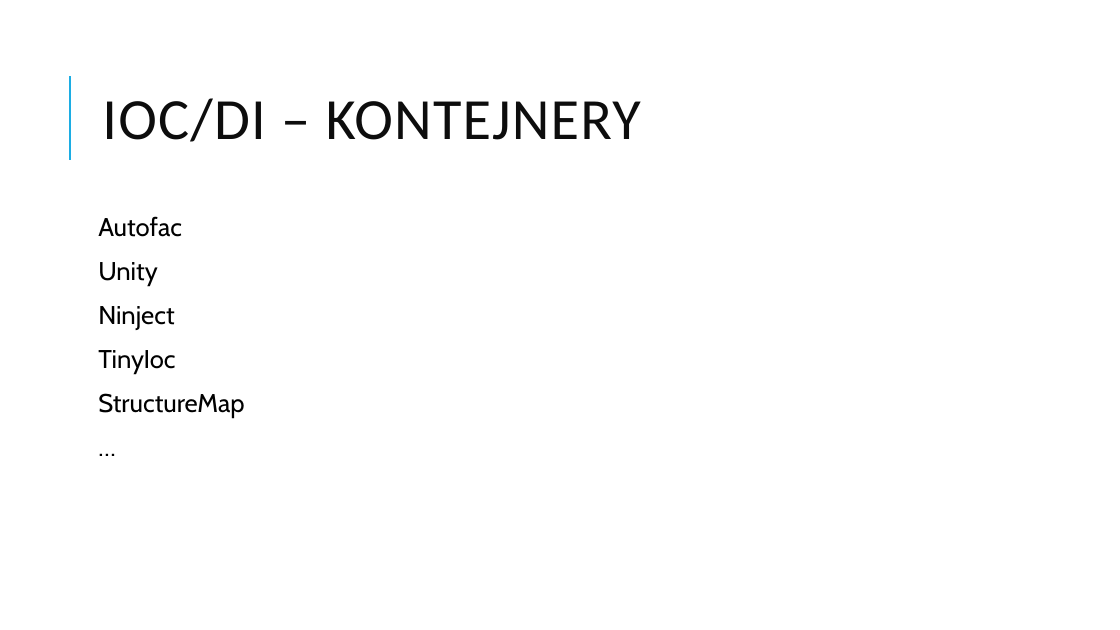
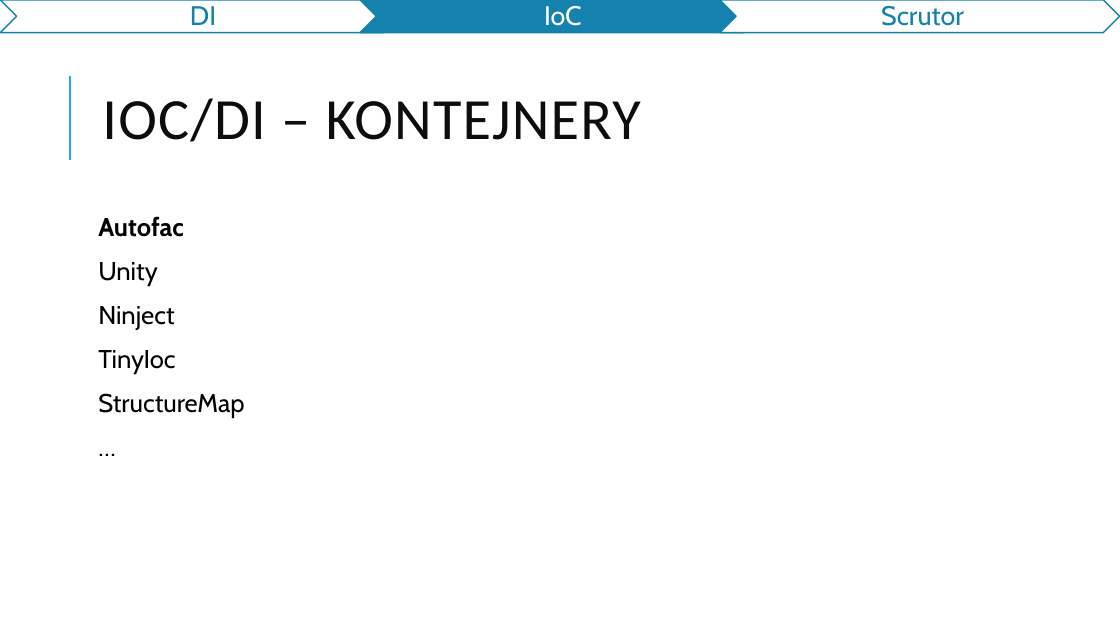
Before and after one commit to jasho/pv239-maui, a slide deck: slide 8 of 04_IoC/PV239-Xamarin-04_IoC.pptx. Drawn at 1120x630 pixels with LibreOffice and Linux fonts; fonts in the diff are those of the drawing. Boxes give left, top, right and bottom in pixels: in the first picture for what was removed or moved away, otherwise in the second. Text is boxed around its words. In the diff, an @@ line names an element or a change of style, - is before the commit and + after.

```diff
--- a/04_IoC/PV239-Xamarin-04_IoC.pptx
+++ b/04_IoC/PV239-Xamarin-04_IoC.pptx
@@ group added at <box>0,0,1120,33</box>: 3 chevrons, 3 texts @@
+DI
+IoC
+Scrutor
@@ text at <box>98,216,184,237</box>: bold on in "Autofac" @@
```
Also in this commit, not shown: 6 other slides changed, 6 slides added, 2 slides removed.
